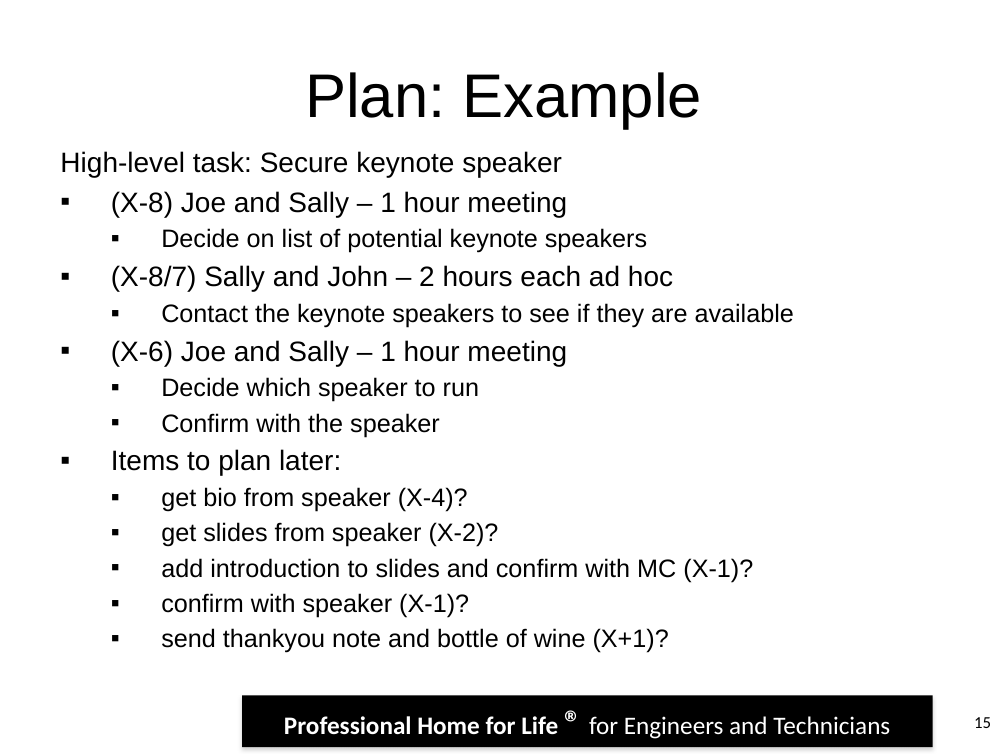
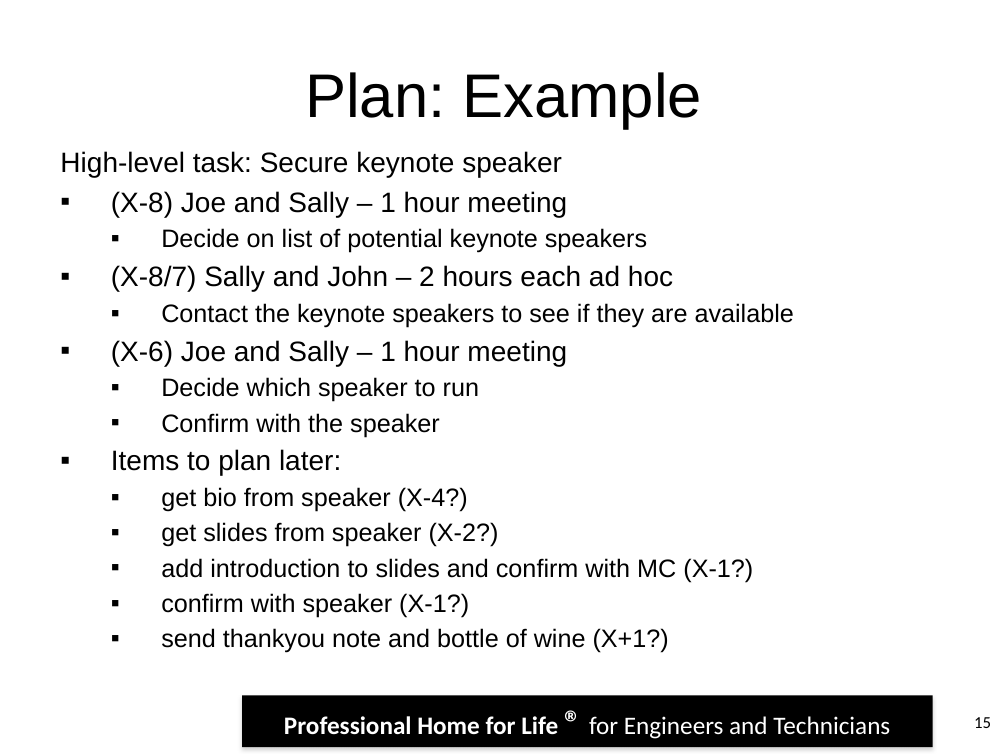
Before and after one commit to robdmoore/IETTimeManagementPresentation, a slide deck: slide 15 of TimeManagementAndProjectPlanning.pptx. Drawn at 1008x756 pixels with LibreOffice and Linux fonts; fonts in the diff are those of the drawing; background and template pictures are left out. Boxes give left, top, right and bottom in pixels: in the first picture for what was removed or moved away, otherwise in the second. Text is boxed around its words. In the diff, an @@ line names an element or a change of style, - is before the commit and + after.

Commit message:
Updated presentation

```diff
--- a/TimeManagementAndProjectPlanning.pptx
+++ b/TimeManagementAndProjectPlanning.pptx
@@ text at (161, 487, 753, 653): text changed @@
-  ▪ get bio from speaker (X-4)?
-  ▪ get slides from speaker (X-2)?
-  ▪ add introduction to slides and confirm with MC (X-1)?
-  ▪ confirm with speaker (X-1)?
-  ▪ send thankyou note and bottle of wine (X+1)?
+  ▪ get bio from speaker (X-4?)
+  ▪ get slides from speaker (X-2?)
+  ▪ add introduction to slides and confirm with MC (X-1?)
+  ▪ confirm with speaker (X-1?)
+  ▪ send thankyou note and bottle of wine (X+1?)
```
Also in this commit, not shown: 2 other slides changed, 1 slide added, 1 other file.
